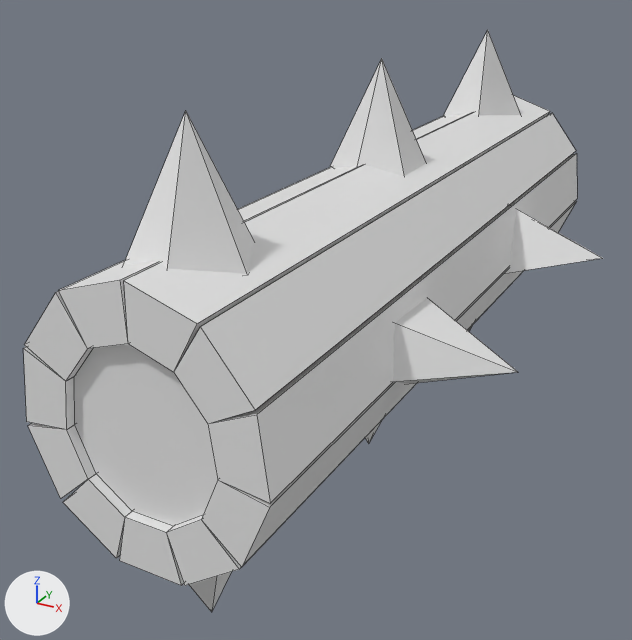
One commit to the FBX model Assets/Art/Models/Log.fbx: the scene before it, then after it.
Rendered twice from a camera (50 mm lens) standing at (4.33, -9.64, 3.81) and looking at (-0.61, -0.66, -0.68). Arrows for +X, +Y and +Z are at lower left; the lights stay in place. Mesh edges are drawn as thin lines.

The first picture shows 'Log'.
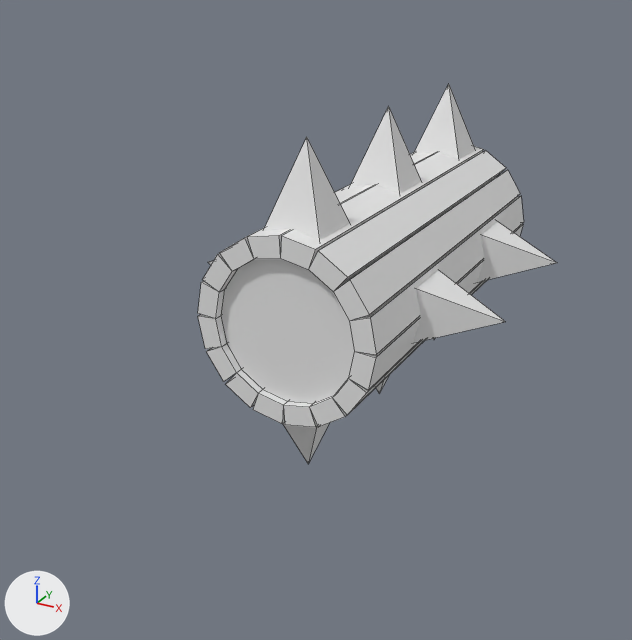
Commit message: update log

Edits to the bpy script that builds the scene:
```text
Change me_cone:
    used by ob_log; location = (0.01, -0.12, 0.0); scale = (0.55, 0.625, 0.645)
    remove me_cone.from_pydata(...)  # 140 vertices, 131 faces; spans x -4.5..4.3, y -7.6..7.9, z -4.0..3.9
    add me_cone.from_pydata(...)  # 178 vertices, 164 faces; spans x -2.0..1.9, y -2.5..2.5, z -1.9..2.0
    me_cone part 1: the loose piece of 5 vertices spanning x 2.0..4.3, y -4.1..-2.3, z -1.0..0.6 is multiplied about its middle by the matrix ((0.457, 0.012, -0.008), (-0.005, -0.118, -0.441), (-0.014, 0.441, -0.118)), then moved by (-1.7, 2.2, 0.2)
    me_cone part 2: the loose piece of 5 vertices spanning x -0.9..1.0, y -1.2..0.8, z -4.0..-2.0 is multiplied about its middle by the matrix ((-0.009, -0.011, -0.473), (-0.446, -0.156, 0.012), (-0.156, 0.446, -0.008)), then moved by (1.4, 1.3, 2.9)
    me_cone part 3: the loose piece of 5 vertices spanning x -1.0..0.9, y 4.8..6.8, z 1.9..3.9 is turned 109.3 degrees about the z axis through its middle and scaled by 0.474, then moved by (0.1, -7.7, -1.5)
    me_cone part 4: the loose piece of 5 vertices spanning x -4.5..-2.2, y -4.1..-2.1, z -0.8..0.8 is multiplied about its middle by the matrix ((0.007, 0.43, 0.151), (0.01, 0.151, -0.43), (-0.456, 0.01, -0.007)), then moved by (3.4, 3.1, 1.5)
    me_cone part 5: the loose piece of 5 vertices spanning x 2.0..4.3, y 1.8..3.8, z -0.8..0.8 is multiplied about its middle by the matrix ((-0.007, -0.43, 0.151), (-0.01, -0.151, -0.43), (0.456, -0.01, -0.007)), then moved by (-3.1, -0.8, 1.5)
    me_cone part 6: the loose piece of 5 vertices spanning x -1.0..0.9, y 4.7..6.7, z -4.0..-2.0 is turned -109.3 degrees about the z axis through its middle and scaled by 0.474, then moved by (0.0, -7.6, 1.6)
    me_cone part 7: the loose piece of 5 vertices spanning x -1.1..0.8, y -7.1..-5.3, z -4.0..-2.0 is turned -105 degrees about the z axis through its middle and scaled by 0.472, then moved by (0.2, 6.3, 1.6)
    me_cone part 8: a new loose piece of 128 vertices spanning x -1.1..1.1, y -2.5..2.5, z -1.1..1.1
    me_cone part 9: the loose piece of 6 vertices spanning x -0.9..1.0, y -7.1..-5.2, z 1.9..3.9 is deleted
    me_cone part 10: the loose piece of 6 vertices spanning x -1.1..0.8, y -1.1..0.9, z 1.9..3.9 is deleted
    me_cone part 11: 88 vertices removed from x -2.3..2.4, y -7.6..7.9, z -2.1..2.2
Change ob_log:
    ob_log.scale: (0.55, 0.625, 0.645) -> (1.0, 1.0, 1.0)
    ob_log.location: (0.01, -0.12, 0.0) -> (0.0, 0.0, 0.0)
```

Changed parts and their boxes (x1, y1, x2, y2) in the pictures (632 x 640 px; the box of a moved part takes in the faces that stretch with it):
'Log', reshaped, moved, rescaled (38% narrower, 35% shorter)
    before: (23, 31, 602, 612)
    after: (198, 84, 557, 463)
part 1 of me_cone, moved or reshaped
    before: (393, 298, 518, 384)
    after: (413, 270, 505, 343)
part 2 of me_cone, moved or reshaped
    before: (365, 420, 382, 444)
    after: (477, 221, 557, 282)
part 3 of me_cone, moved or reshaped
    before: (443, 31, 521, 117)
    after: (263, 137, 350, 240)
part 4 of me_cone, moved or reshaped (not visible before)
    after: (350, 106, 422, 194)
part 5 of me_cone, moved or reshaped
    before: (506, 209, 602, 273)
    after: (414, 84, 475, 159)
part 6 of me_cone, moved or reshaped (not visible before)
    after: (283, 422, 329, 463)
part 7 of me_cone, moved or reshaped
    before: (189, 572, 231, 612)
    after: (376, 377, 388, 393)
part 8 of me_cone, added
    after: (198, 146, 524, 427)
part 9 of me_cone, deleted
    before: (124, 111, 254, 274)
part 10 of me_cone, deleted
    before: (330, 59, 426, 176)
part 11 of me_cone, deleted
    before: (23, 95, 577, 586)
